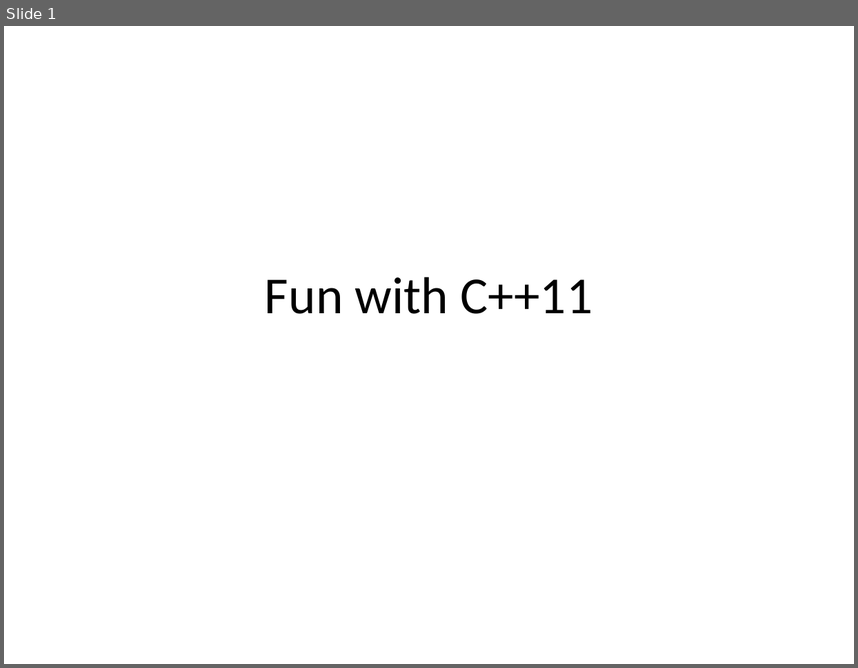
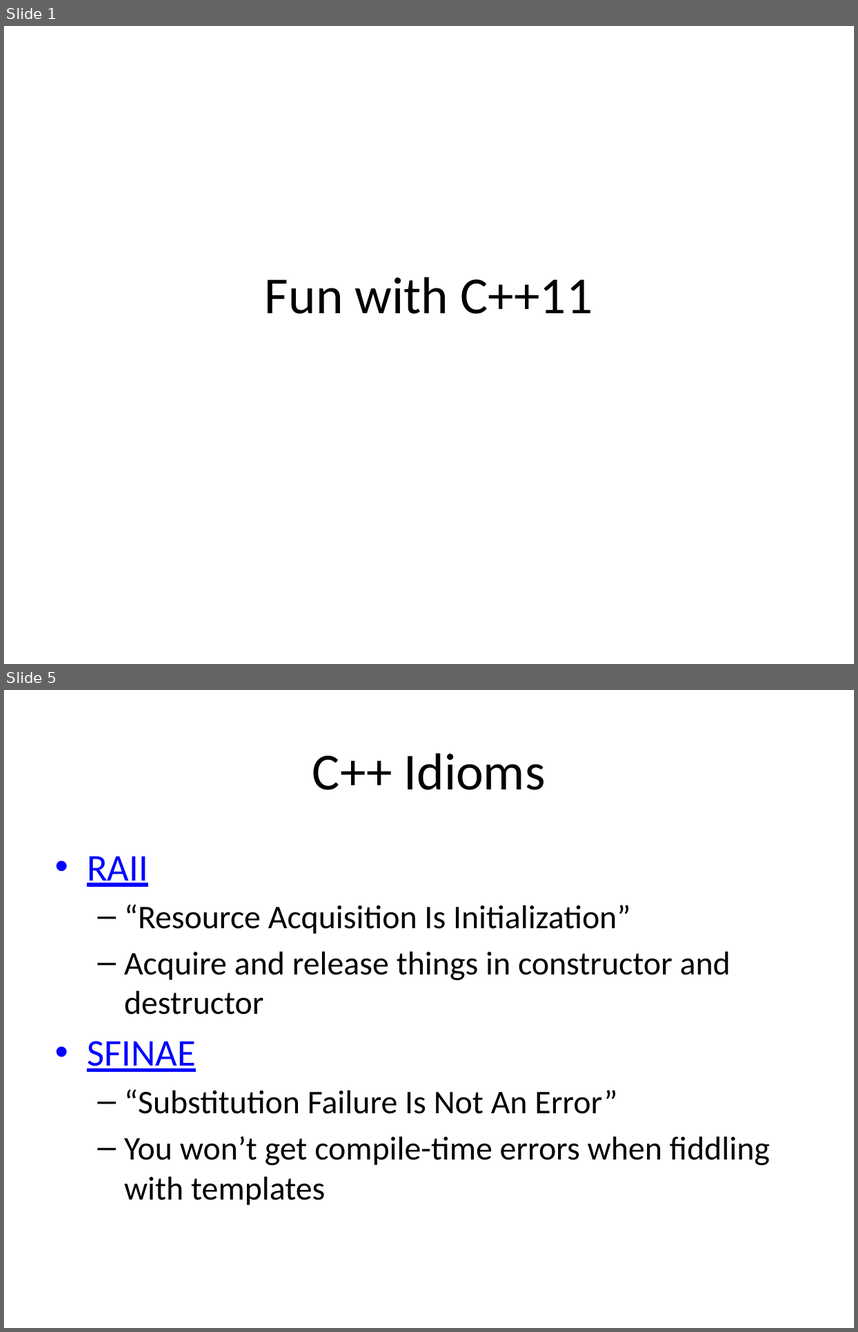
Before and after one commit to fellmad/FunWithCpp11, a slide deck: doc/Fun_with_C++11.pptx. Shown one above the other, each under a label of ours: slide 1 before the commit, slides 1 and 5 after it; the slides between them are not shown. The pictures are 858x668 and 858x1332 pixels, drawn with LibreOffice and Linux fonts; fonts in the diff are those of the drawing. Boxes give left, top, right and bottom in pixels: in the first picture for what was removed or moved away, otherwise in the second. Text is boxed around its words. In the diff, an @@ line names an element or a change of style, - is before the commit and + after.

```diff
--- a/doc/Fun_with_C++11.pptx
+++ b/doc/Fun_with_C++11.pptx
@@ slide 5 added at <box>4,690,854,1328</box>, background #FFFFFF @@
@@ title added at <box>312,753,546,790</box>, 44 pt, text #000000 @@
+C++ Idioms
@@ text added at <box>87,856,770,1205</box>, 28 pt, text #000000 @@
+• RAII
+  – “Resource Acquisition Is Initialization”
+  – Acquire and release things in constructor and destructor
+• SFINAE
+  – “Substitution Failure Is Not An Error”
+  – You won’t get compile-time errors when fiddling with templates
```
Also in this commit, not shown: 2 slides changed, 1 other slide added.
